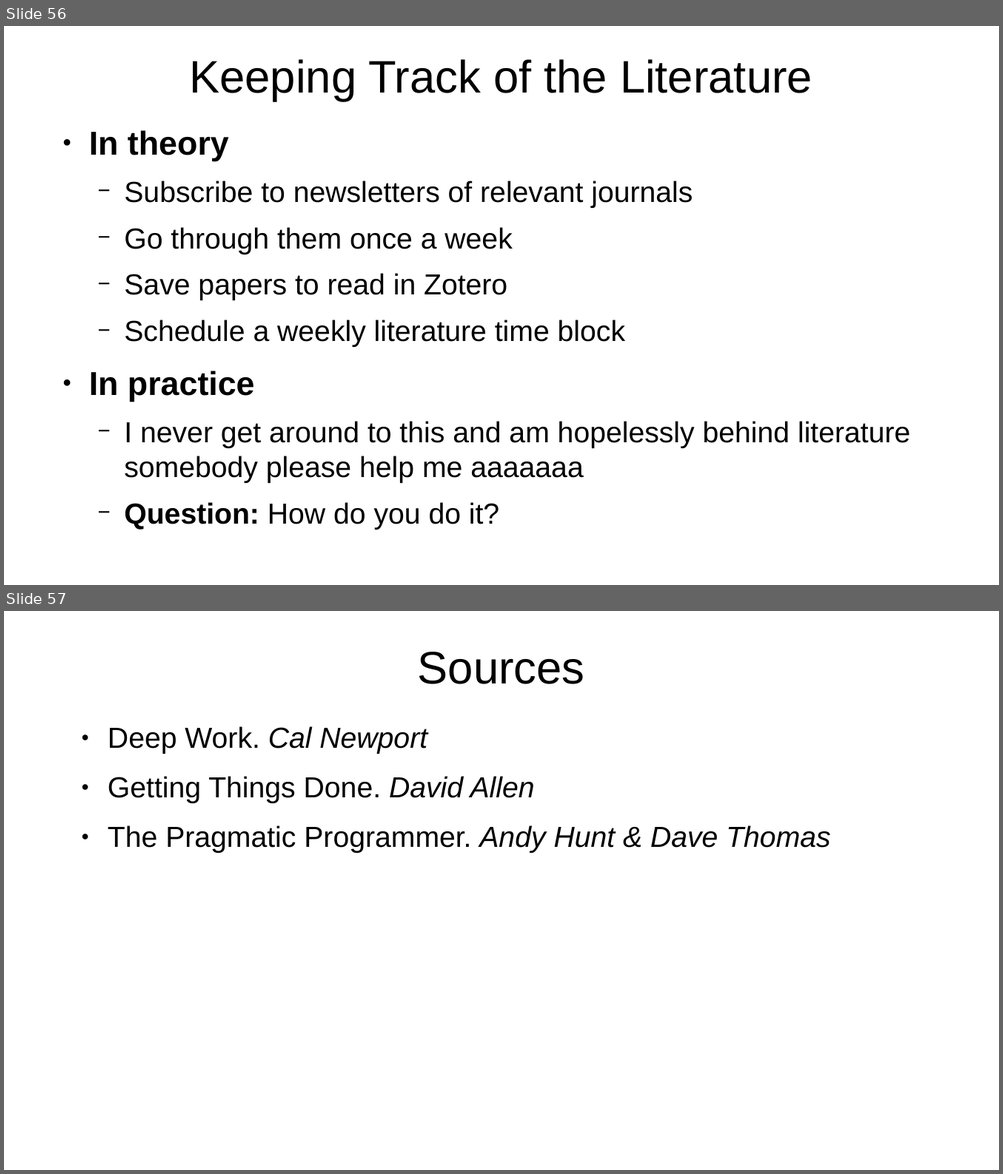
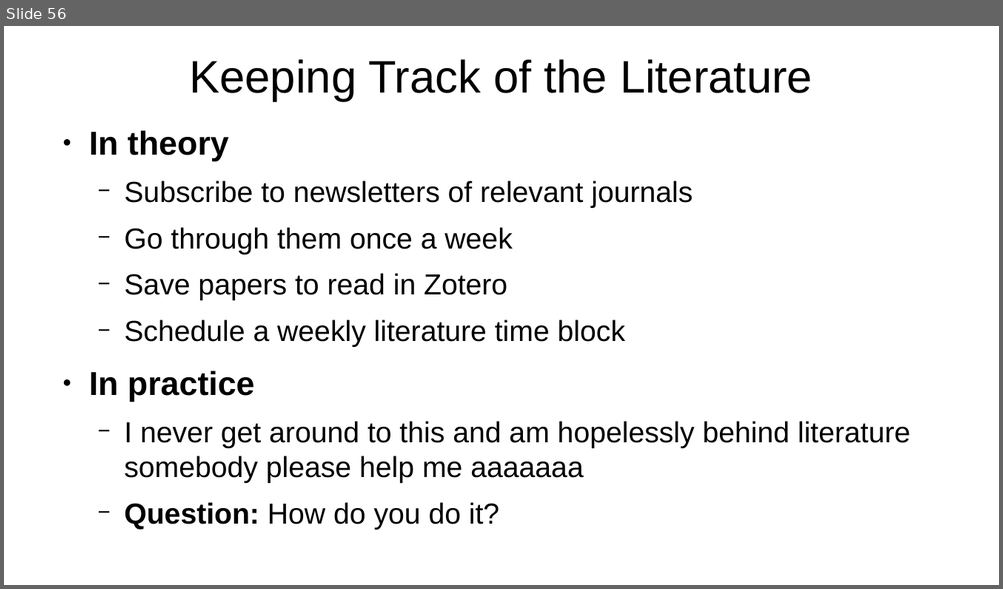
Before and after one commit to arnegevaert/SC26, a slide deck: personal_effectiveness.odp. Shown one above the other, each under a label of ours: slides 56 and 57 before the commit, slide 56 after it. The pictures are 1003x1174 and 1003x589 pixels, drawn with LibreOffice and Linux fonts; fonts in the diff are those of the drawing. Boxes give left, top, right and bottom in pixels: in the first picture for what was removed or moved away, otherwise in the second. Text is boxed around its words. In the diff, an @@ line names an element or a change of style, - is before the commit and + after.

```diff
--- a/personal_effectiveness.odp
+++ b/personal_effectiveness.odp
@@ slide 57 removed at [4,611,999,1170], background #FFFFFF @@
@@ title removed at [418,652,585,684] @@
-Sources
@@ text removed at [108,726,830,853] @@
-● Deep Work. Cal Newport
-● Getting Things Done. David Allen
-● The Pragmatic Programmer. Andy Hunt & Dave Thomas
```
Also in this commit, not shown: 1 slide added.
